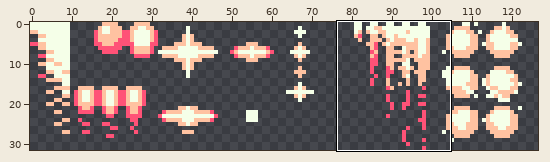
Sprite sheet -- units/weapons/ammunition.png. Above, an overview of the earlier version with the close-up marked.
Close-up. Earlier state:
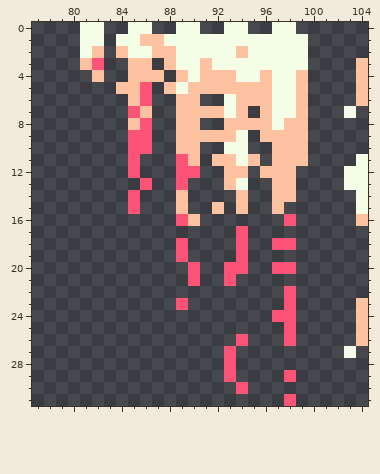
The file is 128x32 pixels. Shown: x 77..104, y 0..31. The wide view leaves out empty margins.
After the commit:
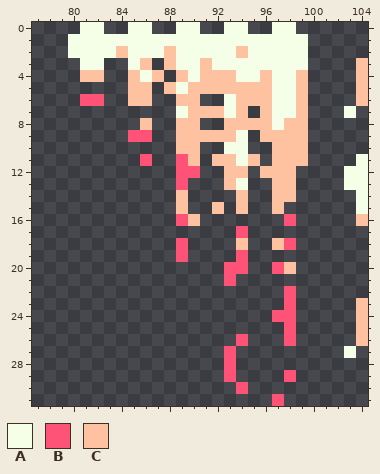
Palette (. is transparent): A #f5ffe8  B #ff5277  C #ffc2a1
Change:
y 1: x 80 . -> A; x 83 . -> A; x 86..87 CC -> AA
y 2: x 80 . -> A; x 82..83 C. -> AA; x 87 C -> A
y 3: x 81..82 CB -> AA; x 85 C -> A
y 4: x 81 . -> C; x 86 C -> A
y 5: x 84 C -> .; x 86 B -> C
y 6: x 81..82 .. -> BB; x 86 B -> C
y 7: x 85..86 BC -> ..; x 89 C -> A
y 8: x 85..86 CB -> .C
y 10: x 85..86 BB -> ..
y 11: x 85..86 B. -> .B
y 12: x 85 B -> .
y 13: x 86 B -> .
y 14..15: x 85 B -> .
y 18: x 94 B -> C; x 97 B -> C
y 20: x 90 B -> .; x 98 B -> C
y 21: x 90 B -> .
y 23: x 89 B -> .
y 31: x 97..98 .B -> B.
